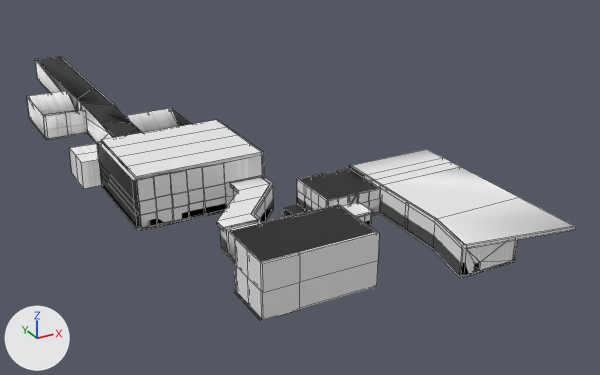
Before and after pictures for a commit that changed the FBX model Assets/Levels/TutorialLevel.fbx.
Camera for both pictures: a 50 mm camera at (-184.0, -432.0, 211.0) aimed at (76.0, 40.0, -25.0). The axes (+X, +Y, +Z) are drawn at lower left. The lights are the same throughout. Mesh edges are drawn as thin lines.

In view in the first picture: 'TutorialLevel'.
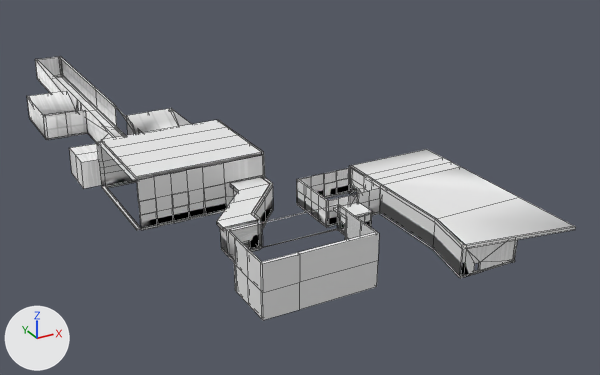
What differs and where, as boxes [x1, y1, x2, y2] in the pictures (600 x 375 px):
```json
{"part": 1, "of": "me_level", "change": "deleted", "before": [233, 290, 262, 320]}
{"part": 2, "of": "me_level", "change": "deleted", "before": [301, 169, 378, 200], "on screen": "black"}
{"part": 3, "of": "me_level", "change": "cut back", "before": [38, 57, 515, 277], "after": [297, 174, 461, 277]}
```

Scene script edits in JSON lines:
```json
{"block": "me_level", "where": "# used by ob_tutoriallevel; location = (47.0, -53.9, 4.8)"}
{"op": "remove", "block": "me_level", "code": "me_level.from_pydata(...)  # 1339 vertices, 1504 faces; spans x -118.0..85.0, y -104.0..374.0, z -23.0..27.0"}
{"op": "add", "block": "me_level", "code": "me_level.from_pydata(...)  # 1145 vertices, 1107 faces; spans x -118.0..85.0, y -104.0..374.0, z -23.0..27.0"}
{"block": "me_level", "change": "me_level part 1: the loose piece of 9 vertices spanning x -76.0..-6.0, y -55.0..-23.0, z -23.0 is deleted"}
{"block": "me_level", "change": "me_level part 2: the loose piece of 4 vertices spanning x -11.0..26.0, y -10.0..25.0, z 10.0 is deleted"}
{"block": "me_level", "change": "me_level part 3"}
{"block": "me_level", "change": "183 vertices are removed from x -108.0..80.0, y -93.0..263.0, z -14.0..12.0"}
{"block": "me_level", "change": "459 faces are deleted"}
{"block": "me_level", "change": "9 vertices move within x -1.0..33.0, y -62.0..25.0, z -6.0..4.0"}
{"block": "me_level", "change": "2 vertices are added at (25.0, 15.0, 0.0), (25.0, 21.0, 0.0)"}
{"block": "me_level", "change": "67 new faces join them, mat_material_005 (picture img_tile___wood_atlas__png)"}
```
